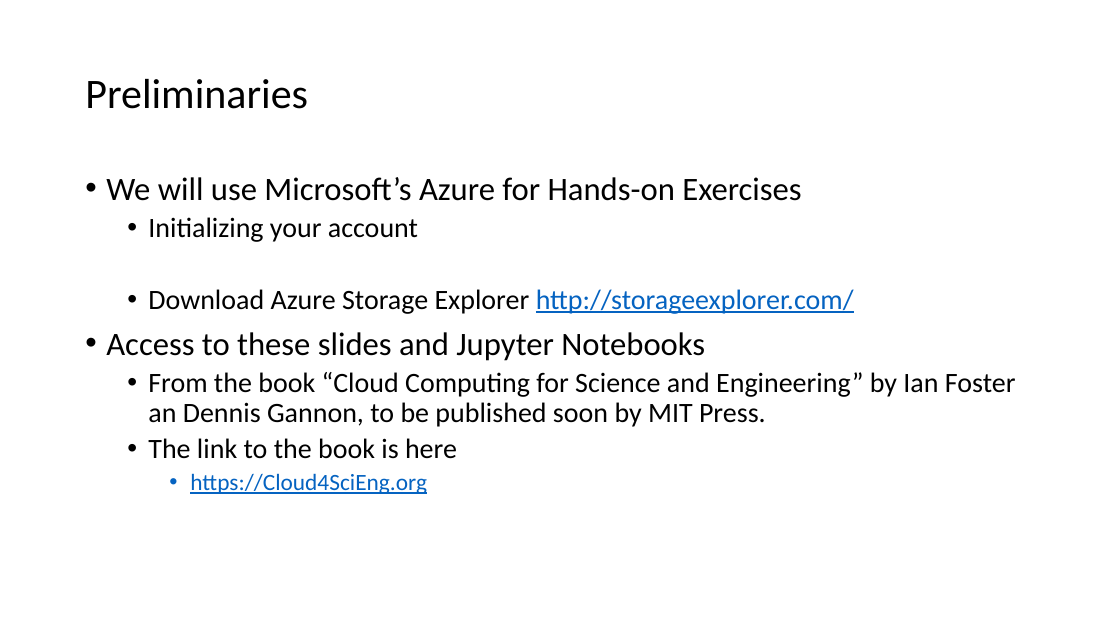
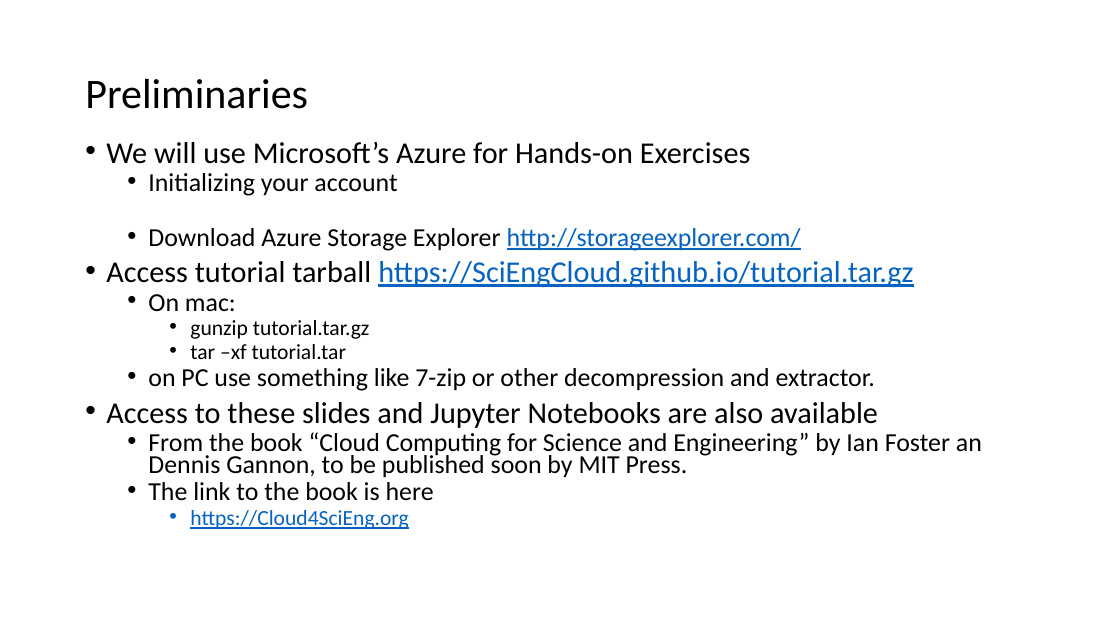
Before and after one commit to SciEngCloud/SciEngCloud.github.io, a slide deck: slide 3 of tutorial/cc4sr-orienting.pptx. Drawn at 1120x630 pixels with LibreOffice and Linux fonts; fonts in the diff are those of the drawing. Boxes give left, top, right and bottom in pixels: in the first picture for what was removed or moved away, otherwise in the second. Text is boxed around its words. In the diff, an @@ line names an element or a change of style, - is before the commit and + after.

```diff
--- a/tutorial/cc4sr-orienting.pptx
+++ b/tutorial/cc4sr-orienting.pptx
@@ text "We will use Microsoft’s Azure ...": place and size @@
-text "We will use Microsoft’s Azure ..." at box(106, 177, 1016, 494)
+text "We will use Microsoft’s Azure ..." at box(106, 142, 982, 529)
@@ text at box(106, 142, 982, 529): size 28 to 25.9 pt in "We will use Microsoft’s Azure for Hands-on ..."; size 24 to 22.2 pt in "Initializing your account", "Download Azure Storage Explorer http://storageexplorer.com/", "From the book “Cloud Computing for Science ...", "The link to the book is here"; size 20 to 18.5 pt in "https://Cloud4SciEng.org"; line spacing 0.9 to 0.7 @@
@@ text at box(106, 261, 913, 428): text changed; size 28 to 25.9 pt @@
-• Access to these slides and Jupyter Notebooks
+• Access tutorial tarball https://SciEngCloud.github.io/tutorial.tar.gz
+  • On mac:
+    • gunzip tutorial.tar.gz
+    • tar –xf tutorial.tar
+  • on PC use something like 7-zip or other decompression and extractor.
+• Access to these slides and Jupyter Notebooks are also available
```
Also in this commit, not shown: 5 other slides changed, 43 other files.
